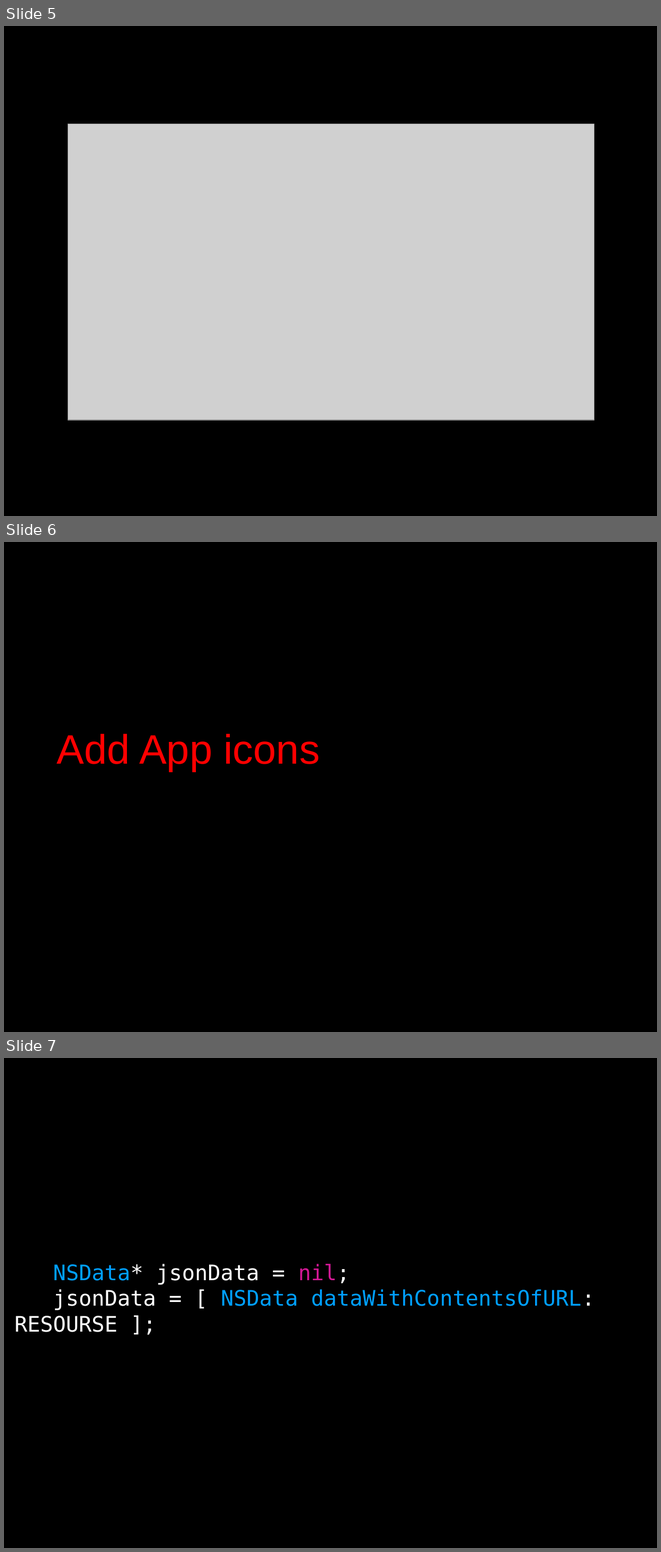
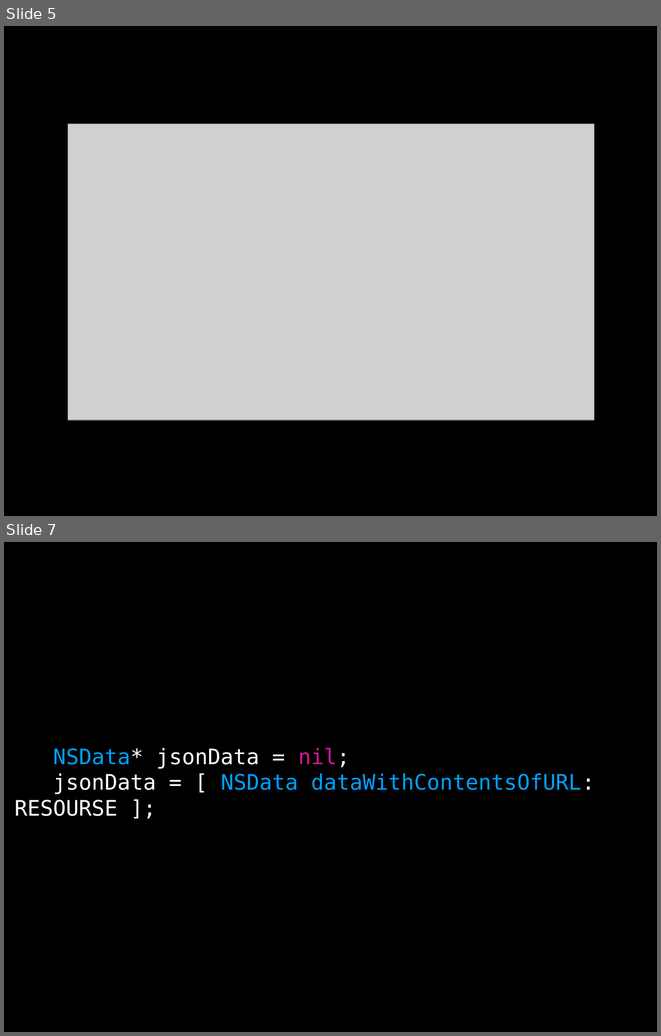
Before and after one commit to dodikk/iAsyncSlides, a slide deck: iAsync-slides.odp. Shown one above the other, each under a label of ours: slides 5, 6 and 7 before the commit, slides 5 and 7 after it; the slides between them are not shown. The pictures are 661x1552 and 661x1036 pixels, drawn with LibreOffice and Linux fonts; fonts in the diff are those of the drawing; grey boxes stand for pictures. Boxes give left, top, right and bottom in pixels: in the first picture for what was removed or moved away, otherwise in the second. Text is boxed around its words. In the diff, an @@ line names an element or a change of style, - is before the commit and + after.

```diff
--- a/iAsync-slides.odp
+++ b/iAsync-slides.odp
@@ slide 6 removed at (x1=4, y1=542, x2=657, y2=1032), background #000000 @@
@@ text removed at (x1=57, y1=733, x2=320, y2=771) @@
-Add App icons
```
Also in this commit, not shown: 23 slides changed, 3 slides added, 2 other slides removed, 5 other files.
